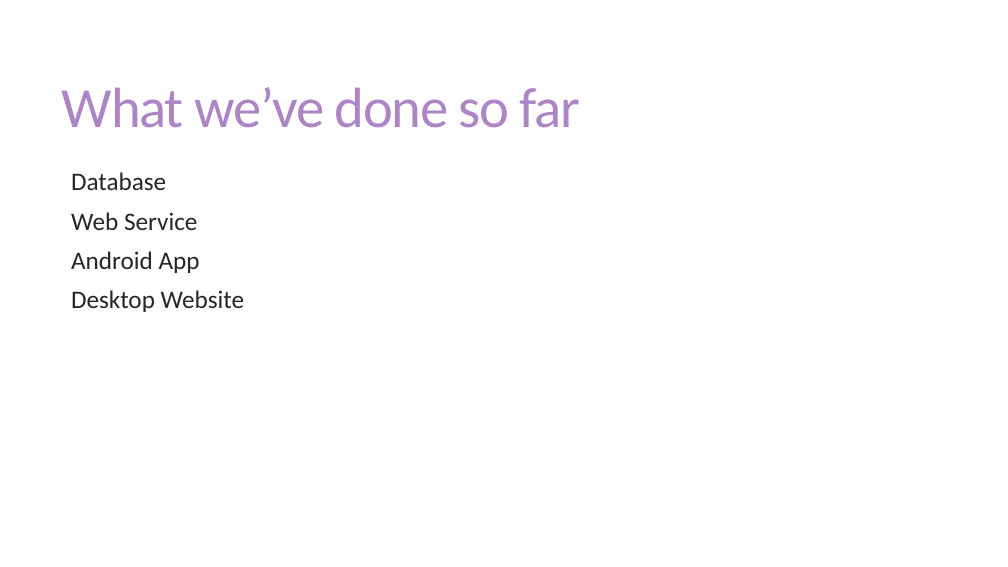
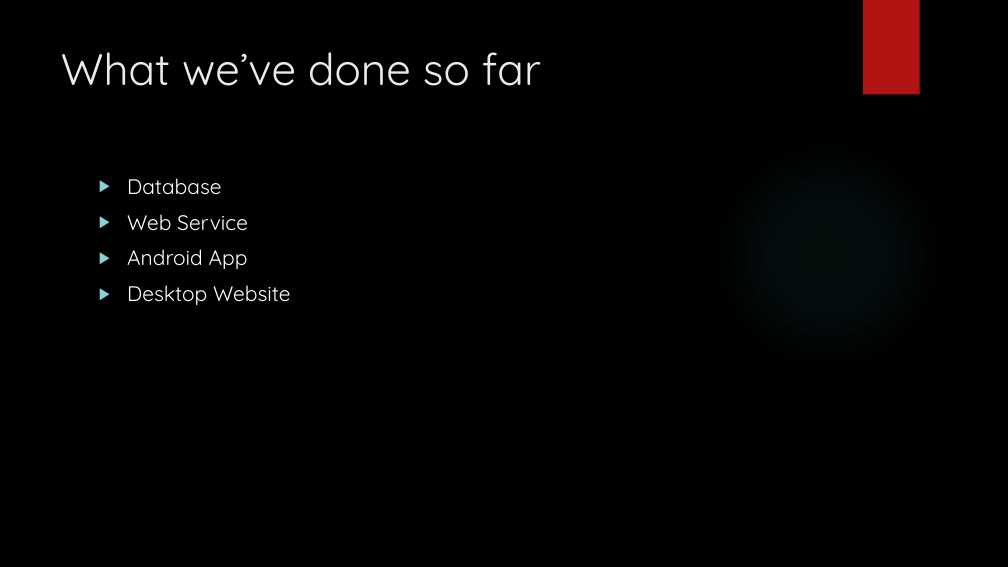
Before and after one commit to DucksDucksDucks/Game_Of_Phones_Design, a slide deck: slide 2 of Presentations/Sprint One Presentation Final.pptx. Drawn at 1008x567 pixels with LibreOffice and Linux fonts; fonts in the diff are those of the drawing; background and template pictures are left out. Boxes give left, top, right and bottom in pixels: in the first picture for what was removed or moved away, otherwise in the second. Text is boxed around its words. In the diff, an @@ line names an element or a change of style, - is before the commit and + after.

```diff
--- a/Presentations/Sprint One Presentation Final.pptx
+++ b/Presentations/Sprint One Presentation Final.pptx
@@ background #FFFFFF to picture (left out) @@
@@ rectangle added at box(863, 0, 920, 95), fill #B01513 @@
@@ title "What we’ve done so far" at box(61, 52, 541, 86): size 54 to 42 pt, font Calibri to Quicksand, text colour #AD84C6 to #EBEBEB, letter spacing -1.2 to 0 pt; line spacing 0.85 to 1; vertical alignment middle to top @@
@@ ellipse added at box(712, 138, 944, 371), fill gradient #50B9C1 @@
@@ text "Database": place and size @@
-text "Database" at box(71, 172, 245, 312)
+text "Database" at box(127, 178, 290, 305)
@@ text "Database" at box(127, 178, 290, 305): size 24 to 20 pt, font Calibri to Quicksand, text colour #262626 to #FFFFFF; bullet   to ▶; line spacing 0.85 to 1; less space between paragraphs @@
```
Also in this commit, not shown: 12 other slides changed.
